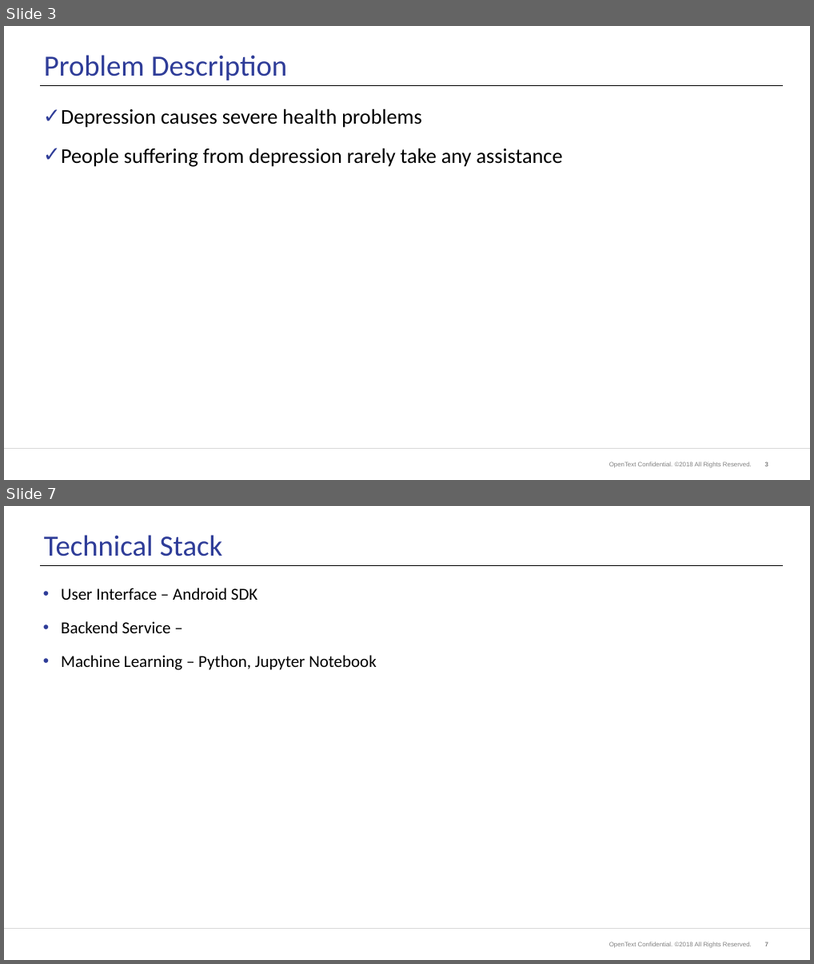
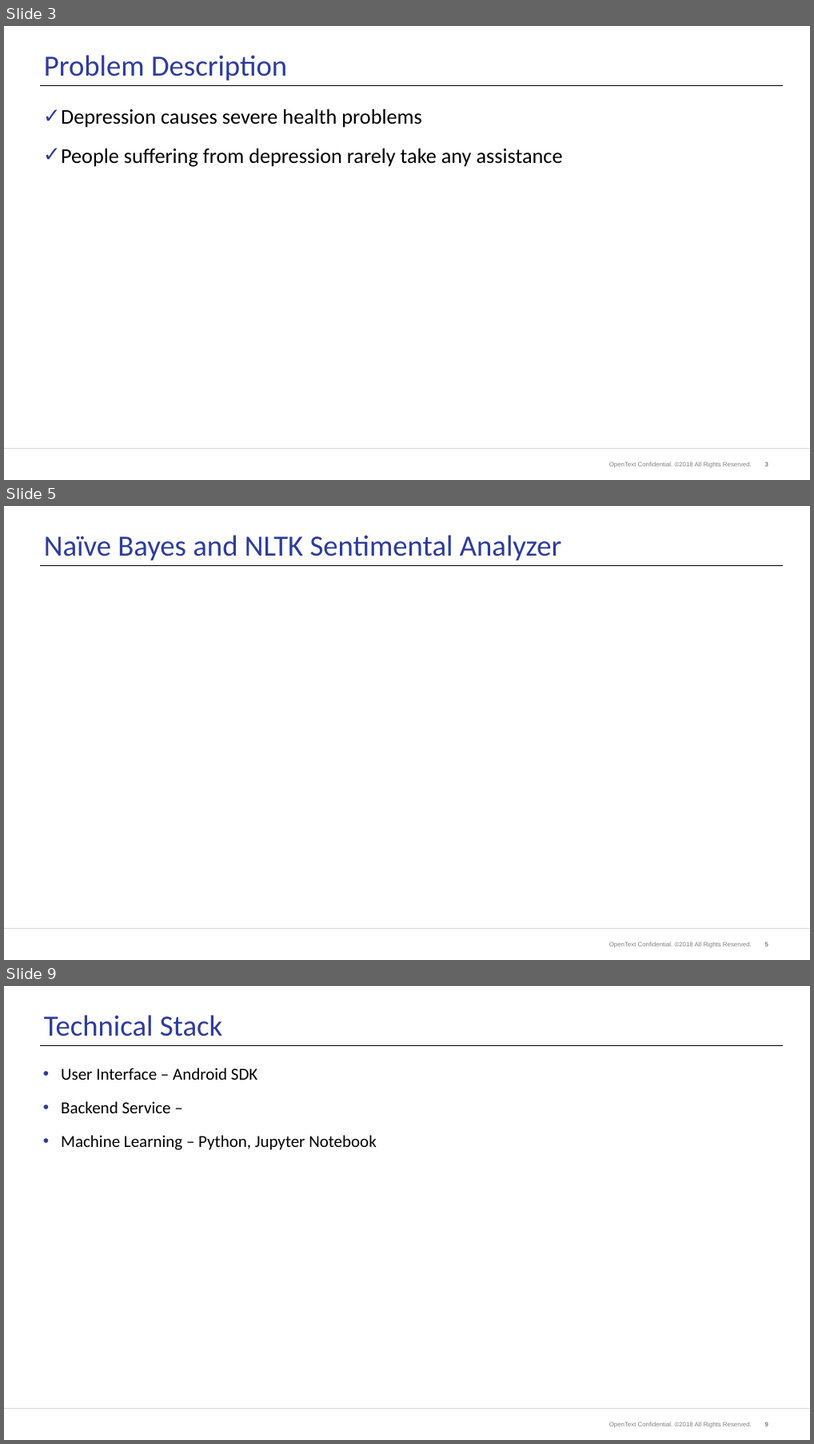
Before and after one commit to ela4490/Data-Science, a slide deck: DepressionTracker.pptx. Shown one above the other, each under a label of ours: slides 3 and 7 before the commit, slides 3, 5 and 9 after it; the slides between them are not shown. The pictures are 814x964 and 814x1444 pixels, drawn with LibreOffice and Linux fonts; fonts in the diff are those of the drawing; background and template pictures are left out. Boxes give left, top, right and bottom in pixels: in the first picture for what was removed or moved away, otherwise in the second. Text is boxed around its words. In the diff, an @@ line names an element or a change of style, - is before the commit and + after.

```diff
--- a/DepressionTracker.pptx
+++ b/DepressionTracker.pptx
@@ slide 5 added at [4,506,810,960], background #FFFFFF; not listed: 3 template elements that a slide beside it also shows @@
@@ title added at [44,535,562,560], 70 pt, text #2E3C98 @@
+Naïve Bayes and NLTK Sentimental Analyzer
@@ line added from (40, 565) to (783, 565), #000000 0.75 pt @@
@@ what was slide 7 is now slide 9 @@
```
Also in this commit, not shown: 4 slides changed, 2 other slides added, 1 slide removed, 1 other file.
